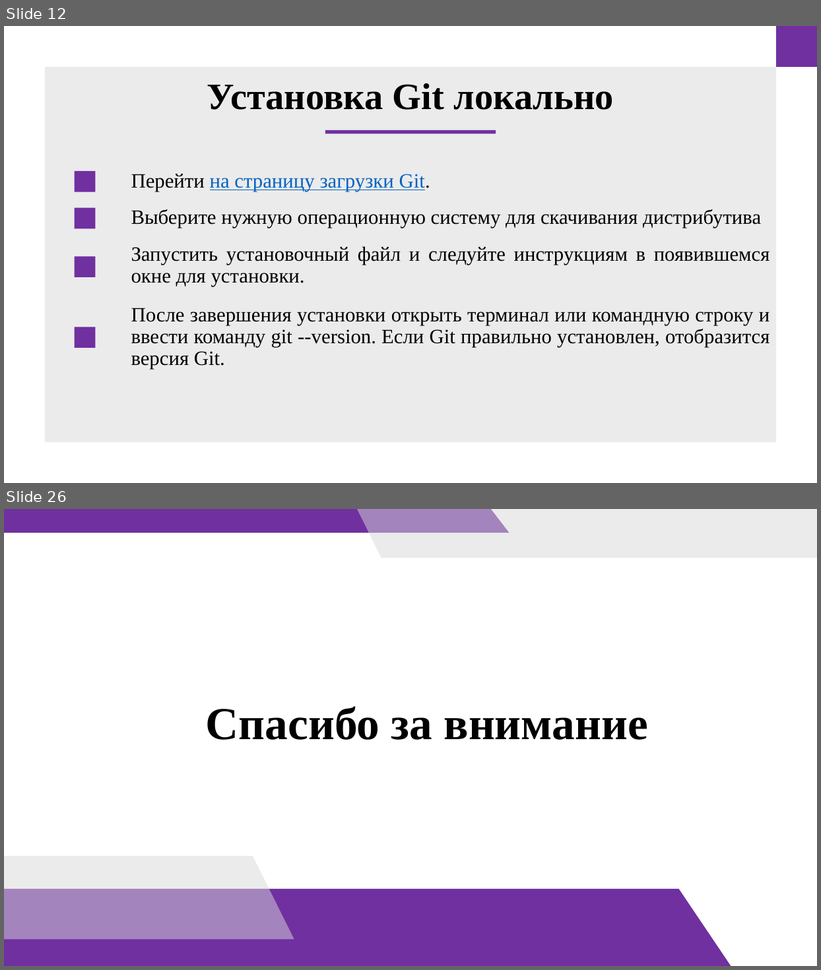
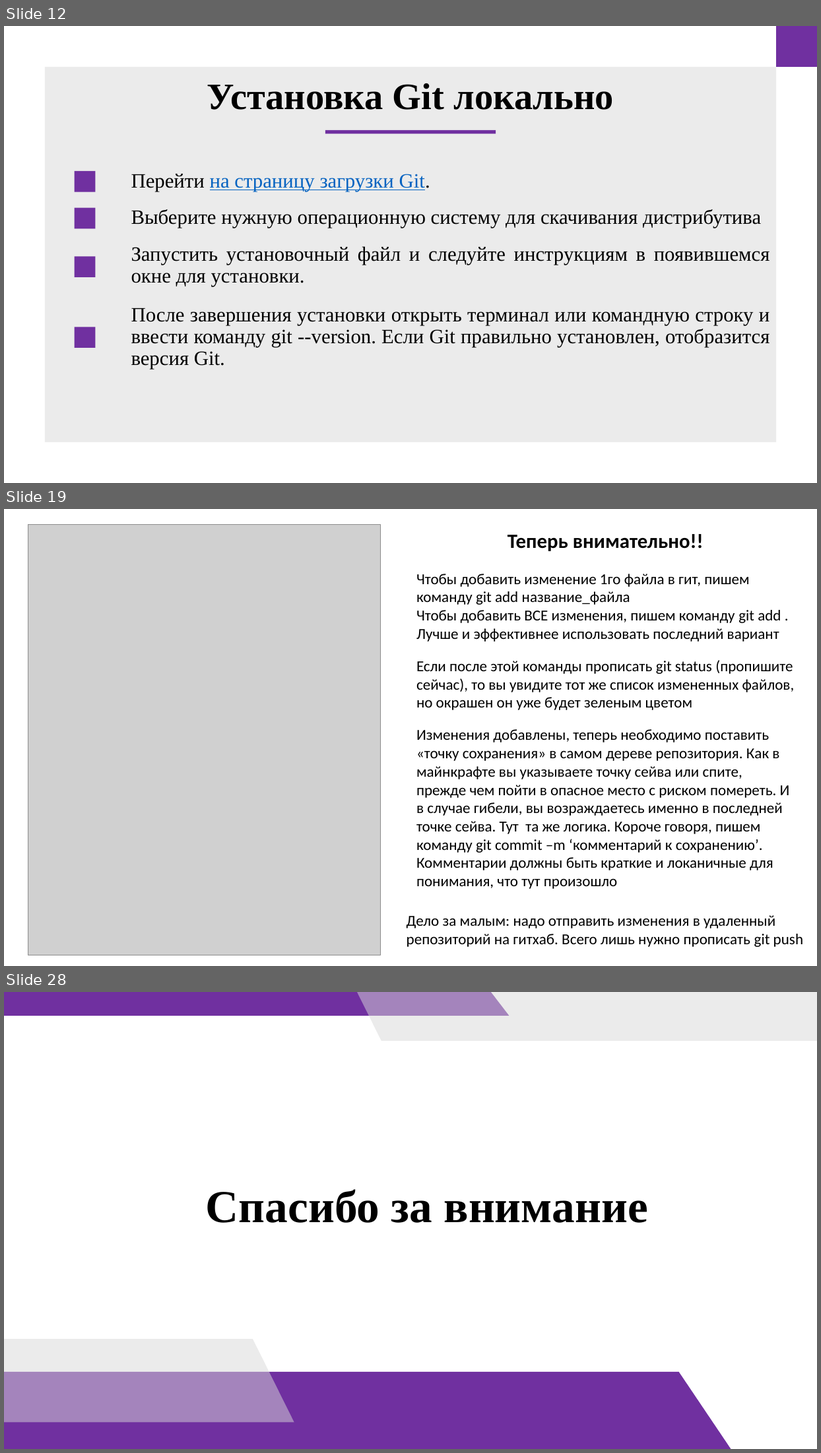
Before and after one commit to doshenka/akademy_files, a slide deck: преза на 11-23-24.pptx. Shown one above the other, each under a label of ours: slides 12 and 26 before the commit, slides 12, 19 and 28 after it; the slides between them are not shown. The pictures are 821x970 and 821x1453 pixels, drawn with LibreOffice and Linux fonts; fonts in the diff are those of the drawing; grey boxes stand for pictures. Boxes give left, top, right and bottom in pixels: in the first picture for what was removed or moved away, otherwise in the second. Text is boxed around its words. In the diff, an @@ line names an element or a change of style, - is before the commit and + after.

```diff
--- a/преза на 11-23-24.pptx
+++ b/преза на 11-23-24.pptx
@@ slide 19 added at [4, 509, 817, 966], background #FFFFFF @@
@@ picture added at [28, 525, 380, 956] @@
@@ text added at [508, 534, 704, 551], 24 pt, text #000000, bold @@
+Теперь внимательно!!
@@ text added at [416, 574, 781, 642], 18 pt, text #000000 @@
+Чтобы добавить изменение 1го файла в гит, пишем команду git add название_файла
+Чтобы добавить ВСЕ изменения, пишем команду git add .
+Лучше и эффективнее использовать последний вариант
@@ text added at [416, 660, 795, 710], 18 pt, text #000000 @@
+Если после этой команды прописать git status (пропишите сейчас), то вы увидите тот же список измененных файлов, но окрашен он уже будет зеленым цветом
@@ text added at [416, 729, 790, 889], 18 pt, text #000000 @@
+Изменения добавлены, теперь необходимо поставить «точку сохранения» в самом дереве репозитория. Как в майнкрафте вы указываете точку сейва или спите, прежде чем пойти в опасное место с риском помереть. И в случае гибели, вы возраждаетесь именно в последней точке сейва. Тут та же логика. Короче говоря, пишем команду git commit –m ‘комментарий к сохранению’. Комментарии должны быть краткие и локаничные для понимания, что тут произошло
@@ text added at [407, 916, 803, 947], 18 pt, text #000000 @@
+Дело за малым: надо отправить изменения в удаленный репозиторий на гитхаб. Всего лишь нужно прописать git push
@@ what was slide 26 is now slide 28 @@
```
Also in this commit, not shown: 2 slides changed, 12 other slides added, 11 slides removed.
